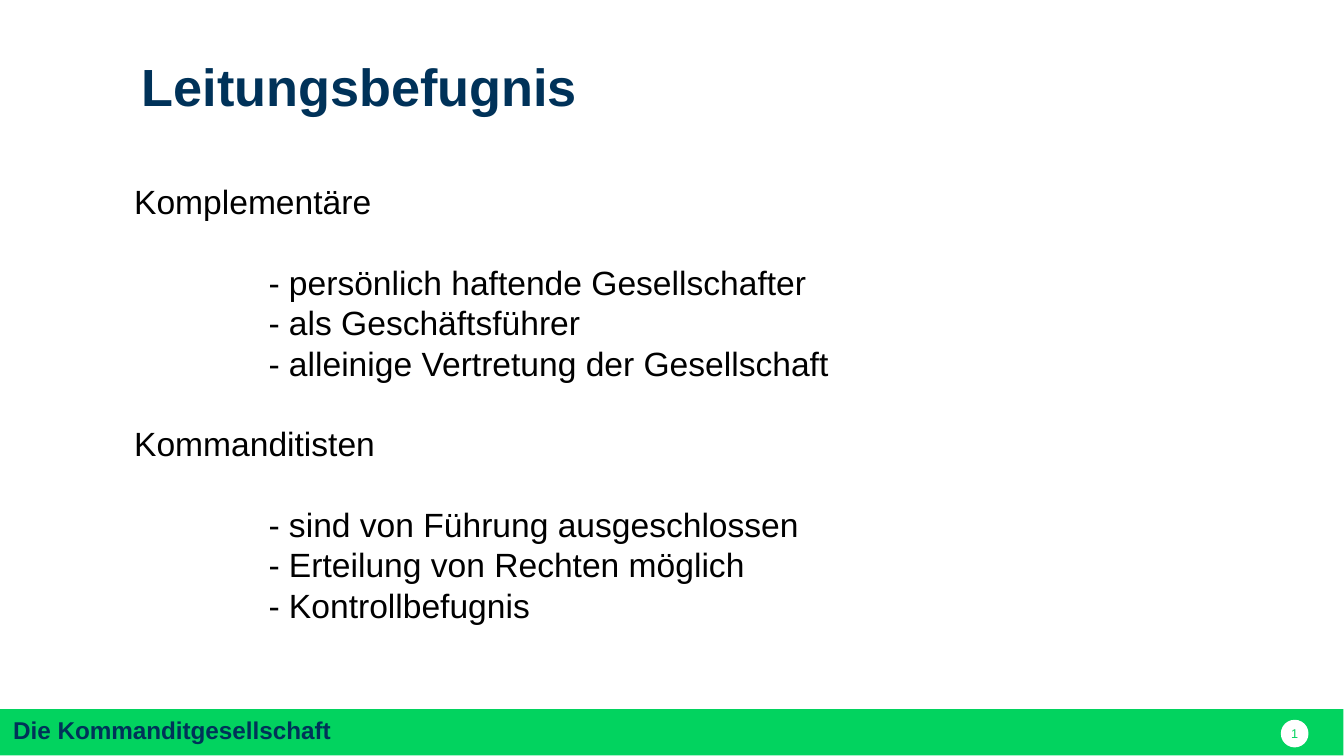
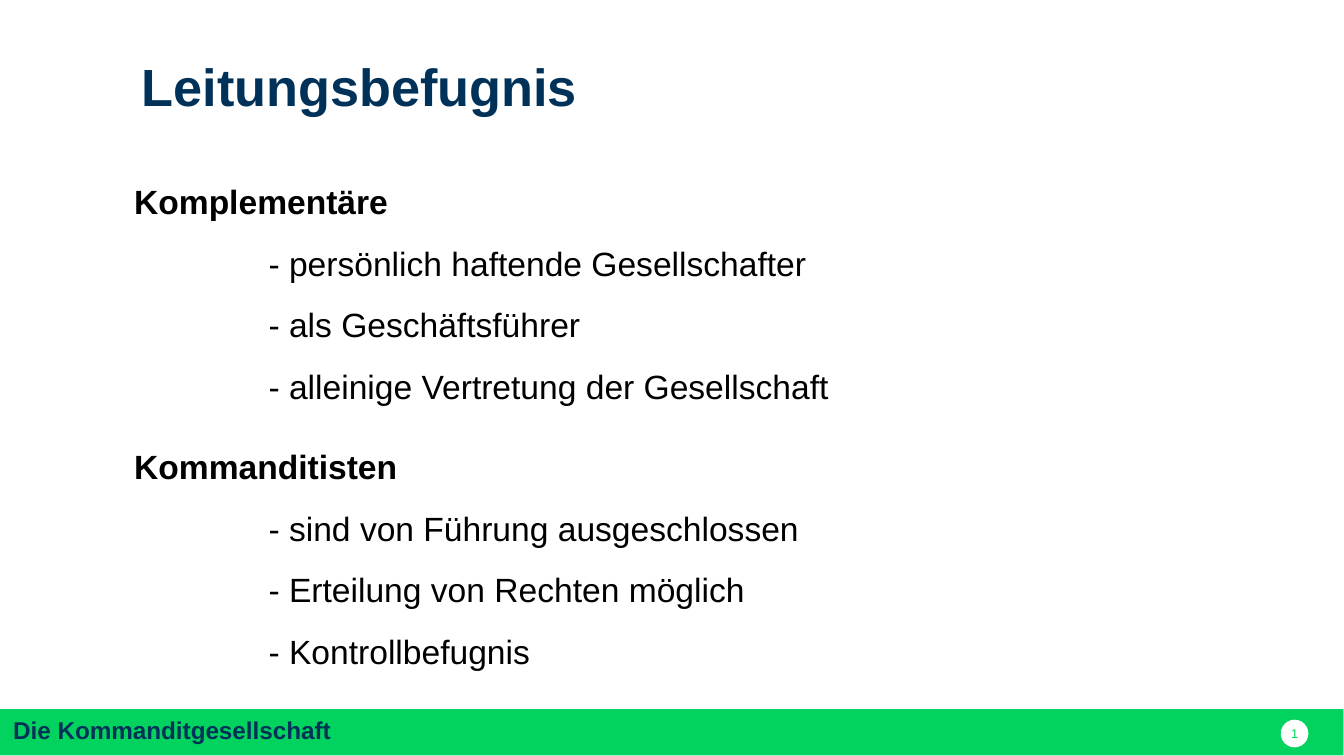
Before and after one commit to nodeg/exercises, a slide deck: slide 1 of Referat_BWP_KG_dom.pptx. Drawn at 1344x756 pixels with LibreOffice and Linux fonts; fonts in the diff are those of the drawing. Boxes give left, top, right and bottom in pixels: in the first picture for what was removed or moved away, otherwise in the second. Text is boxed around its words. In the diff, an @@ line names an element or a change of style, - is before the commit and + after.

```diff
--- a/Referat_BWP_KG_dom.pptx
+++ b/Referat_BWP_KG_dom.pptx
@@ text "Komplementäre" at (134, 189, 829, 670): bold on in "Komplementäre", "Kommanditisten"; more space between paragraphs @@
```
Also in this commit, not shown: 5 other slides changed.
